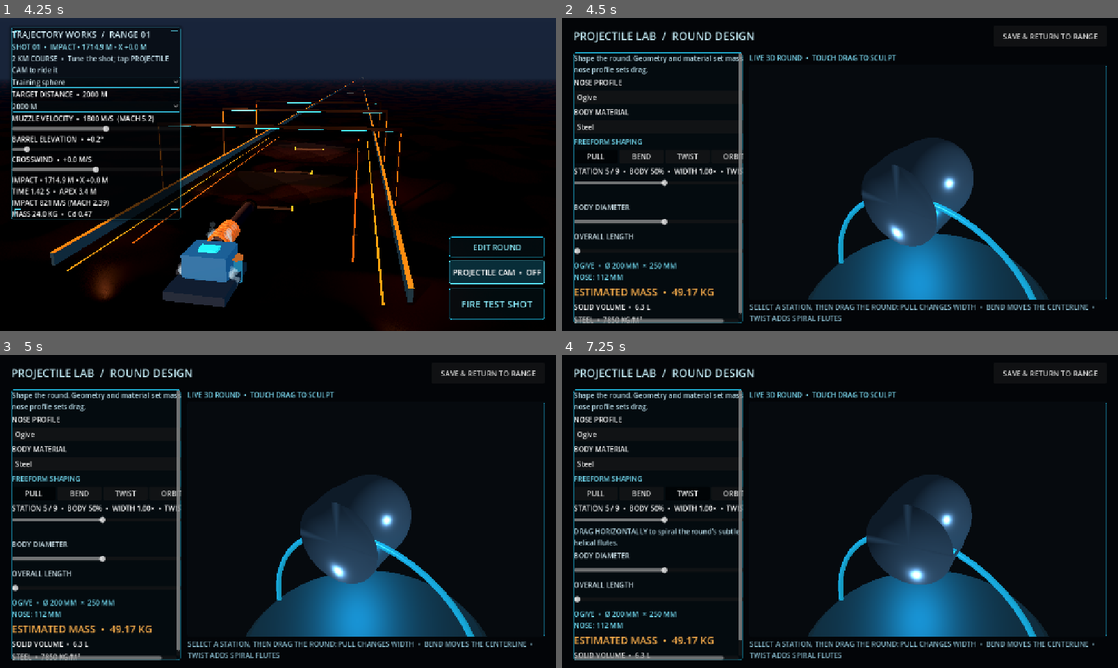
Above: before the commit, frames 1-4 (two rows, left to right).
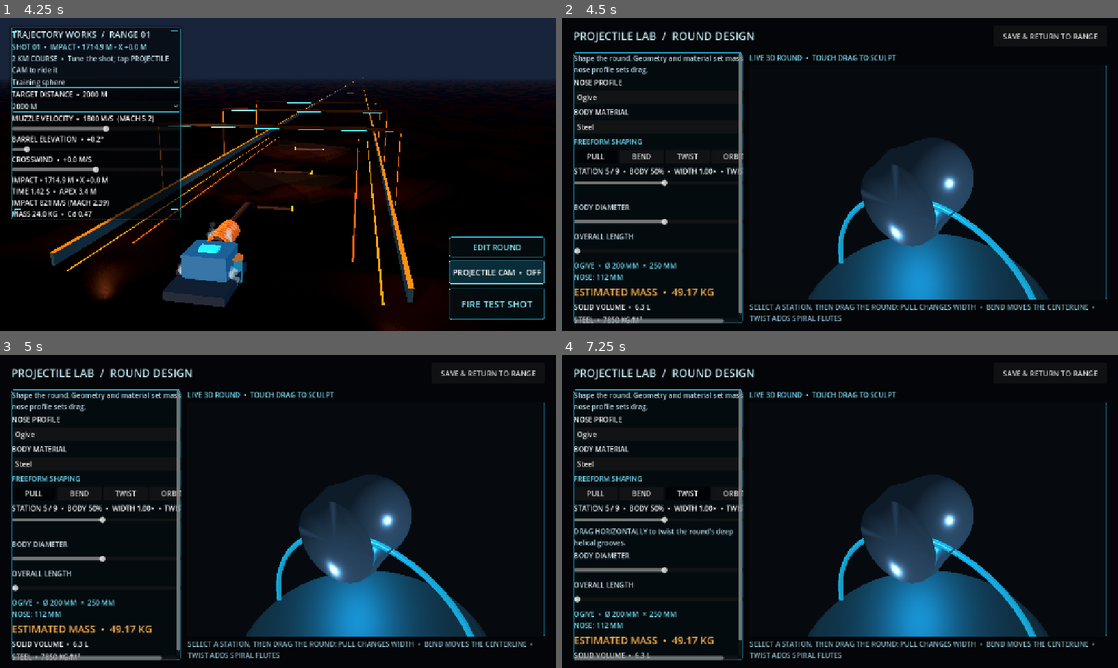
Above: after the commit, the same moments.

Repository: tpylman90-ctrl/Trajectory-Works
Game: Godot game, scene res://scenes/range.tscn
The game is run twice, just before and just after one commit, with the same random seed, the same clock (stepped at 60 frames per second) and the same inputs.
Inputs:
- Up to frame 1 (4.25 s): click "Dense slug" at 0.5 s; click "2000 M" at 1.25 s; click "Training sphere" at 2 s; click "FIRE TEST SHOT" at 2.75 s; click "PROJECTILE CAM • OFF" at 3.5 s
- Up to frame 2 (4.5 s): click "EDIT ROUND" at 4.25 s
- Up to frame 3 (5 s): no input
- Up to frame 4 (7.25 s): click "PULL" at 5 s; click "BEND" at 5.75 s; click "TWIST" at 6.5 s

Frame 1 is identical in both runs. In frame 2, 0.2% of the frame differs, in the area x 53-74%, y 40-74%; in frame 3, 0.4%; in frame 4, 1.8%, in the area x 6-74%, y 38-74%.

Commit message:
Stop preview auto-rotation and deepen twist flutes

Diff:
--- a/scripts/range.gd
+++ b/scripts/range.gd
@@ -956,9 +956,6 @@
 	preview_camera.look_at(Vector3.ZERO, Vector3.UP)
 
 
-func _process(delta: float) -> void:
-	if is_instance_valid(round_preview_spin) and is_instance_valid(round_editor_screen) and round_mode != "orbit":
-		round_preview_spin.rotation.y += delta * 0.08
 
 
 func _on_round_design_changed(_value: float) -> void:
@@ -1008,7 +1005,7 @@
 			"bend":
 				round_sculpt_hint.text = "DRAG to move the selected station sideways or vertically; neighbors blend smoothly."
 			"twist":
-				round_sculpt_hint.text = "DRAG HORIZONTALLY to spiral the round's subtle helical flutes."
+				round_sculpt_hint.text = "DRAG HORIZONTALLY to twist the round's deep helical grooves."
 			_:
 				round_sculpt_hint.text = "DRAG to orbit the model. Choose PULL, BEND or TWIST to sculpt."
 	if is_instance_valid(round_preview_container):
@@ -1060,7 +1057,7 @@
 			station["bend_x"] = clampf(float(station.get("bend_x", 0.0)) + relative.x * 0.0012, -0.24, 0.24)
 			station["bend_y"] = clampf(float(station.get("bend_y", 0.0)) - relative.y * 0.0012, -0.24, 0.24)
 		"twist":
-			station["twist"] = clampf(float(station.get("twist", 0.0)) + relative.x * 0.012, -PI, PI)
+			station["twist"] = clampf(float(station.get("twist", 0.0)) + relative.x * 0.018, -PI, PI)
 	stations[index] = station
 	current_projectile["stations"] = stations
 	_on_round_station_changed(float(index))
@@ -1093,7 +1090,7 @@
 	var body_radius := float(design.diameter) * 0.5
 	var nose_start := -float(design.length) * 0.5 + float(design.get("tip_length", 0.0))
 	var flute_fade := smoothstep(nose_start, nose_start + body_radius * 0.9, z) * (1.0 - smoothstep(float(design.length) * 0.5 - body_radius * 0.6, float(design.length) * 0.5, z))
-	var flute := 1.0 + 0.07 * flute_fade * cos(6.0 * (angle - twist))
+	var flute := 1.0 + 0.14 * flute_fade * cos(6.0 * (angle - twist))
 	var scaled_radius := radius * float(station.get("pull", 1.0)) * flute
 	return Vector3(
 		float(station.get("bend_x", 0.0)) + scaled_radius * cos(angle),
